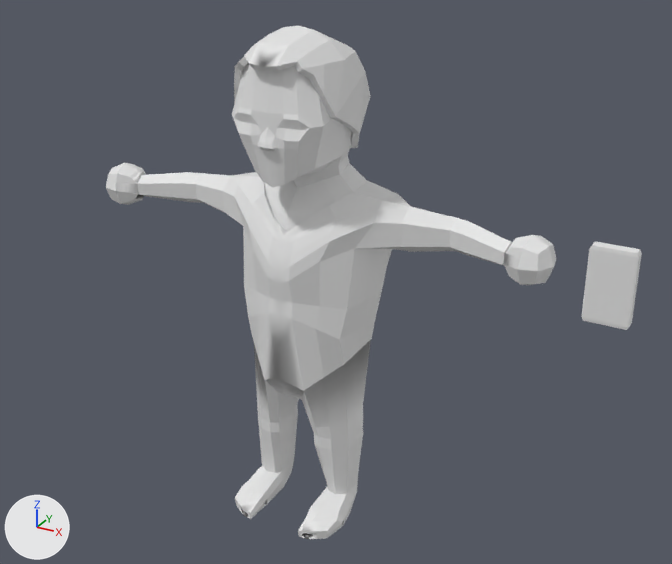
One commit to the FBX model ProjetoTCPV/Assets/Resouces/Dump/Minion.fbx: the scene before it, then after it.
One viewpoint serves both versions: a camera (50 mm lens) standing at (10.97, -18.02, 15.79) and looking at (0.83, 0.41, 6.58). The axes (+X, +Y, +Z) are drawn at lower left. The lights are the same throughout. Materials are left out; every surface is plain grey. Where no turn or scale is listed for an object, it has been applied to the vertices. Vertices at the same position are counted once.

Before the edit, the objects in view are built like this:
```python
me_cube_003 = bpy.data.meshes.new('Cube.003')
me_cube_003.from_pydata(...)  # 24 vertices, 26 faces; spans x -1.0..1.0, y -1.0..1.0, z -1.0..1.0
me_cube_003.materials.append(mat_celular_minion)
me_cube_005 = bpy.data.meshes.new('Cube.005')
me_cube_005.from_pydata(...)  # 1073 vertices, 1145 faces; spans x -6.19..6.19, y -1.44..1.96, z -5.55..7.1
# faces by material slot: [698, 344, 103]
me_cube_005.materials.append(mat_corpo_minion)
me_cube_005.materials.append(mat_terno_minion)
me_cube_005.materials.append(mat_cabelo_minion)
ob_celular = bpy.data.objects.new('celular', me_cube_003)
ob_celular.location = (7.48, 0.0, 8.05)
ob_celular.rotation_euler = (0.0, 3.142, 0.0)  # degrees (0, 180, 0)
ob_celular.scale = (-0.494, -0.132, -0.848)
ob_corpo = bpy.data.objects.new('corpo', me_cube_005)
ob_corpo.location = (0.0, 0.0, 5.59)
```
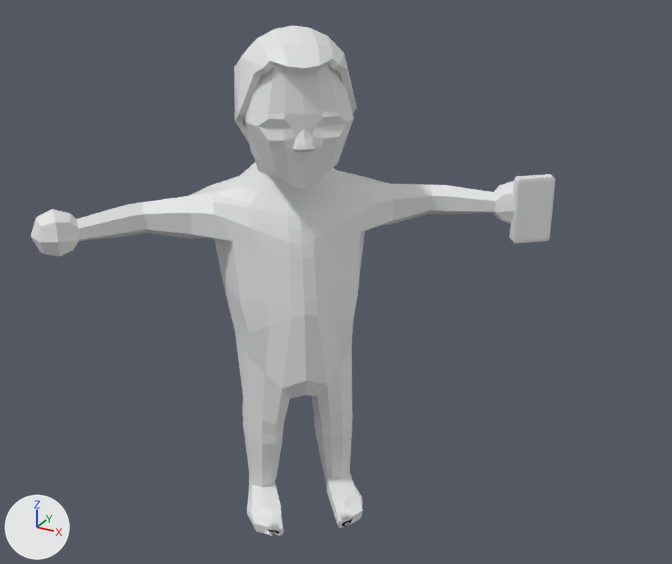
Where the newer file only moved an object's origin or applied its transform, the numbers keep the older frame.

Changed parts and their boxes (x1, y1, x2, y2) in the pictures (672 x 564 px):
'corpo', deleted: before (106, 26, 556, 539)
'corpo_minion', added: after (31, 63, 515, 536)
'celular', reshaped (26% narrower, 21% shorter): before (581, 242, 642, 330); after (510, 174, 555, 243)
'cabelo_minion', added: after (234, 25, 357, 143)
part 1 of me_cube_003, deleted: before (581, 242, 642, 330)
part 2 of me_cube_003, added: after (510, 174, 555, 243)

Diff of the bpy script that builds the scene:
```diff
--- a/ProjetoTCPV/Assets/Resouces/Dump/Minion.fbx.py
+++ b/ProjetoTCPV/Assets/Resouces/Dump/Minion.fbx.py
@@ me_cube_003 @@
 # used by ob_celular; location = (7.48, 0.0, 8.05); rotation_euler = (0.0, 3.142, 0.0), in degrees (0, 180, 0); scale = (-0.494, -0.132, -0.848)
-me_cube_003.from_pydata(...)  # 24 vertices, 26 faces; spans x -1.0..1.0, y -1.0..1.0, z -1.0..1.0
+me_cube_003.from_pydata(...)  # 24 vertices, 26 faces; spans x -6.8..-4.96, y -32.24..-26.03, z -1.0..1.0
+# me_cube_003 part 1: the whole mesh is rebuilt
+# me_cube_003 part 2
+# 16 vertices are added at x -6.8..-4.96, y -32.24..-26.03, z -1.0..1.0
+# 8 new vertices lie (0.0, 0.0, 1.82) away from vertices in x -6.8..-4.96, y -32.24..-26.03, z -0.91
+# 26 new faces join them
@@ me_cube @@
+me_cube.from_pydata(...)  # 82 vertices, 68 faces; spans x -1.81..1.35, y -1.32..1.85, z 3.99..7.1
@@ me_cube_001 @@
+me_cube_001.from_pydata(...)  # 693 vertices, 698 faces; spans x -5.18..4.59, y -3.86..4.53, z -5.55..6.94
@@ ob_corpo @@
-ob_corpo = bpy.data.objects.new('corpo', me_cube_005)
-ob_corpo.location = (0.0, 0.0, 5.59)
@@ ob_cabelo_minion @@
+ob_cabelo_minion = bpy.data.objects.new('cabelo_minion', me_cube)
+ob_cabelo_minion.location = (0.0, 0.0, 5.59)
@@ ob_corpo_minion @@
+ob_corpo_minion = bpy.data.objects.new('corpo_minion', me_cube_001)
+ob_corpo_minion.location = (0.0, 0.0, 5.59)
```
